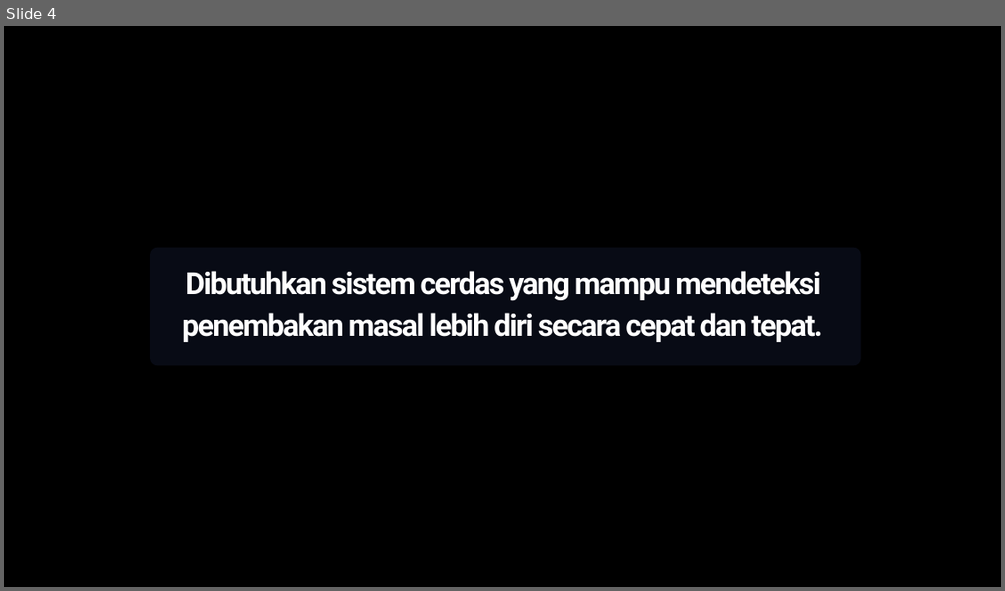
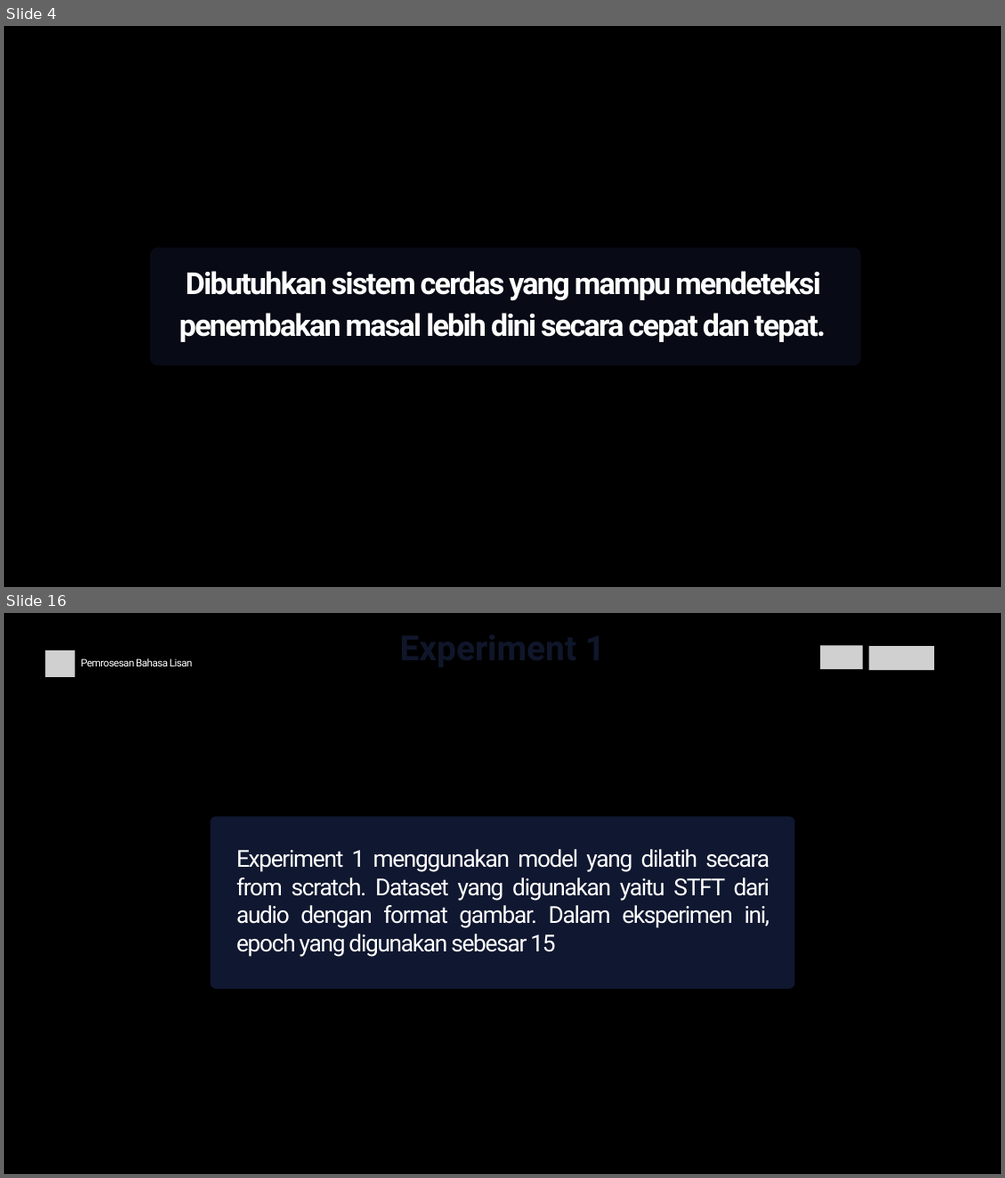
Before and after one commit to dhekmass12/mass-shooting-detector, a slide deck: Mass Shooting Detector.pptx. Shown one above the other, each under a label of ours: slide 4 before the commit, slides 4 and 16 after it; the slides between them are not shown. The pictures are 1005x591 and 1005x1178 pixels, drawn with LibreOffice and Linux fonts; fonts in the diff are those of the drawing; grey boxes stand for pictures; background and template pictures are left out. Boxes give left, top, right and bottom in pixels: in the first picture for what was removed or moved away, otherwise in the second. Text is boxed around its words. In the diff, an @@ line names an element or a change of style, - is before the commit and + after.

```diff
--- a/Mass Shooting Detector.pptx
+++ b/Mass Shooting Detector.pptx
@@ slide 16 added at (4,613,1001,1174), background #000000 @@
@@ picture added at (45,650,75,677) @@
@@ text added at (81,658,193,666), 15 pt, text #FFFFFF @@
+Pemrosesan Bahasa Lisan
@@ picture added at (820,645,862,669) @@
@@ picture added at (869,646,934,670) @@
@@ freeform shape added at (210,816,795,989), fill #202F60 at 50% opacity @@
@@ text added at (236,849,770,957), 33.9 pt, text #FFFFFF @@
+Experiment 1 menggunakan model yang dilatih secara from scratch. Dataset yang digunakan yaitu STFT dari audio dengan format gambar. Dalam eksperimen ini, epoch yang digunakan sebesar 15
@@ slide 4 changed as well @@
@@ text at (179,271,825,342): text changed @@
-Dibutuhkan sistem cerdas yang mampu mendeteksi penembakan masal lebih diri secara cepat dan tepat.
+Dibutuhkan sistem cerdas yang mampu mendeteksi penembakan masal lebih dini secara cepat dan tepat.
```
Also in this commit, not shown: 5 other slides changed, 16 other slides added, 5 slides removed, 5 other files.
